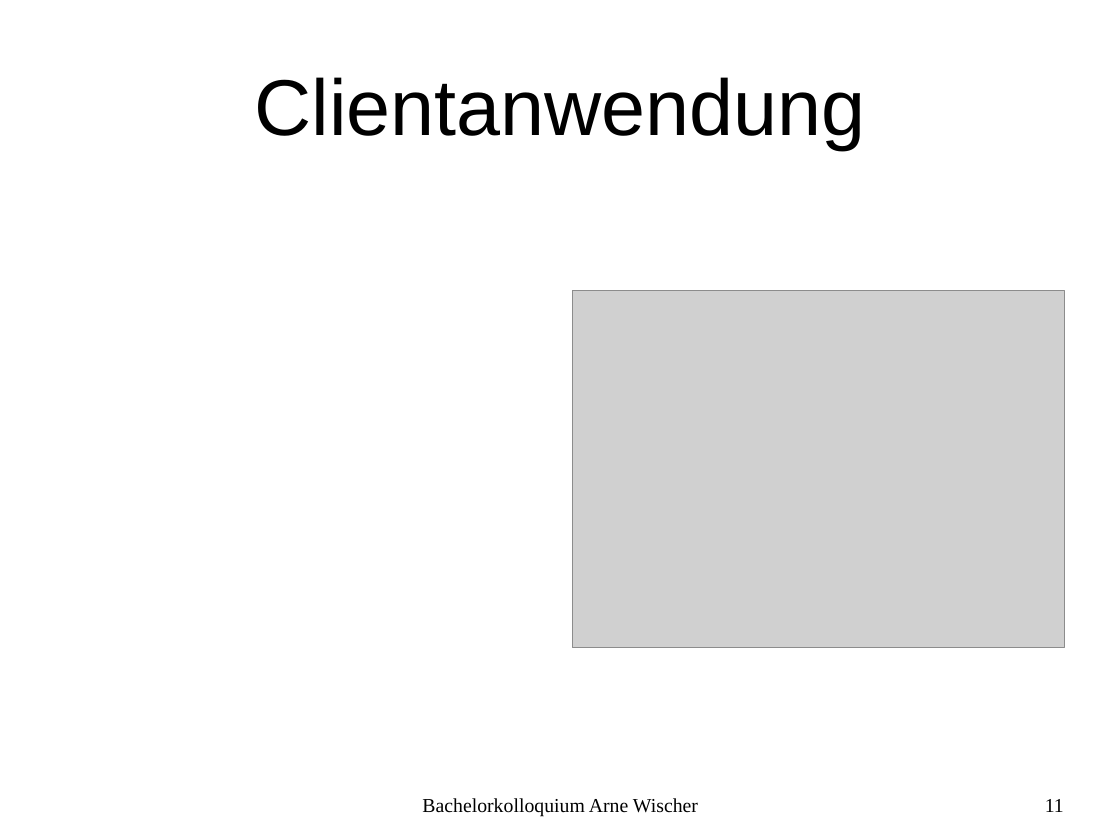
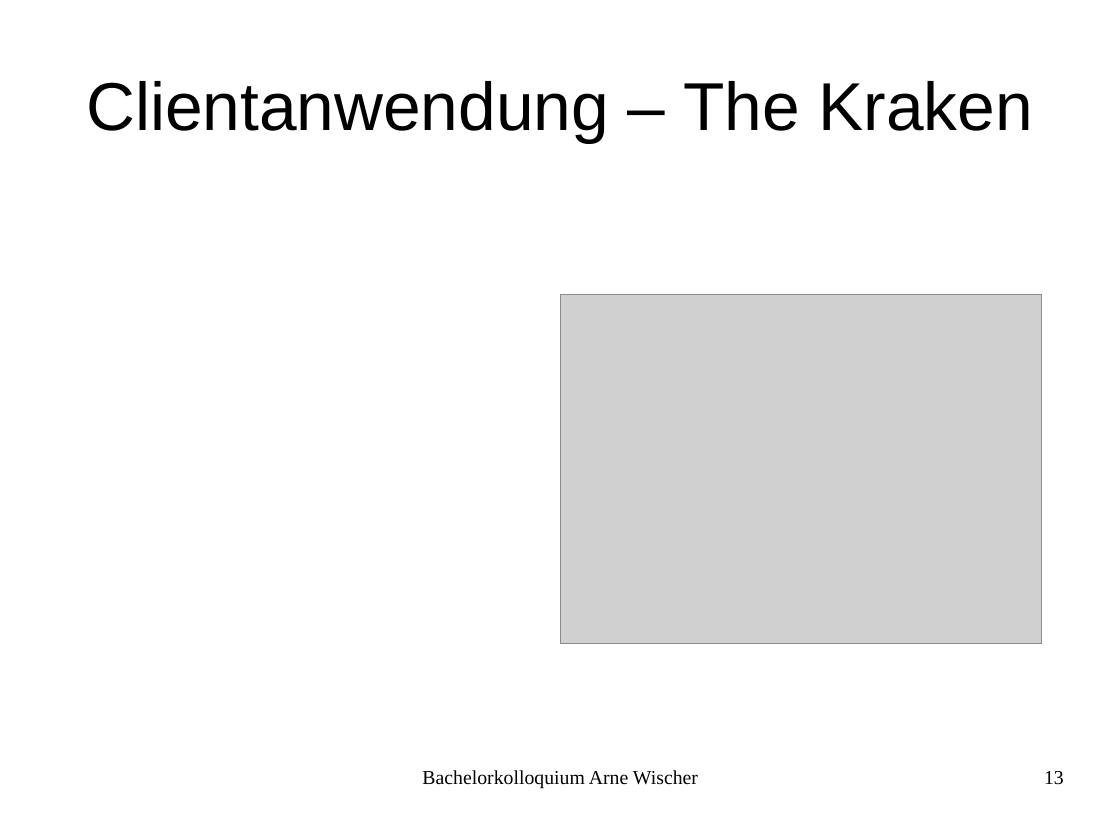
Before and after one commit to fettlaus/Kolloq, a slide deck: slide 13 of Kolloq.odp (slide 11 before the commit). Drawn at 1120x840 pixels with LibreOffice and Linux fonts; fonts in the diff are those of the drawing; grey boxes stand for pictures; background and template pictures are left out. Boxes give left, top, right and bottom in pixels: in the first picture for what was removed or moved away, otherwise in the second. Text is boxed around its words. In the diff, an @@ line names an element or a change of style, - is before the commit and + after.

```diff
--- a/Kolloq.odp
+++ b/Kolloq.odp
@@ title at bbox=[86, 81, 1033, 143]: text changed; size 56.1 to 48 pt @@
-Clientanwendung
+Clientanwendung – The Kraken
@@ picture: place and size @@
-picture at bbox=[572, 291, 1064, 648]
+picture at bbox=[561, 295, 1042, 644]
@@ text "Bachelorkolloquium Arne Wischer": place and size @@
-text "Bachelorkolloquium Arne Wischer" at bbox=[422, 798, 698, 817]
+text "Bachelorkolloquium Arne Wischer" at bbox=[422, 770, 698, 789]
@@ page number added at bbox=[1044, 771, 1064, 785], 14 pt, text #000000 @@
+13
@@ page number removed at bbox=[1045, 799, 1064, 812] @@
-11
```
Also in this commit, not shown: 12 other slides changed, 2 slides added, 1 other file.
